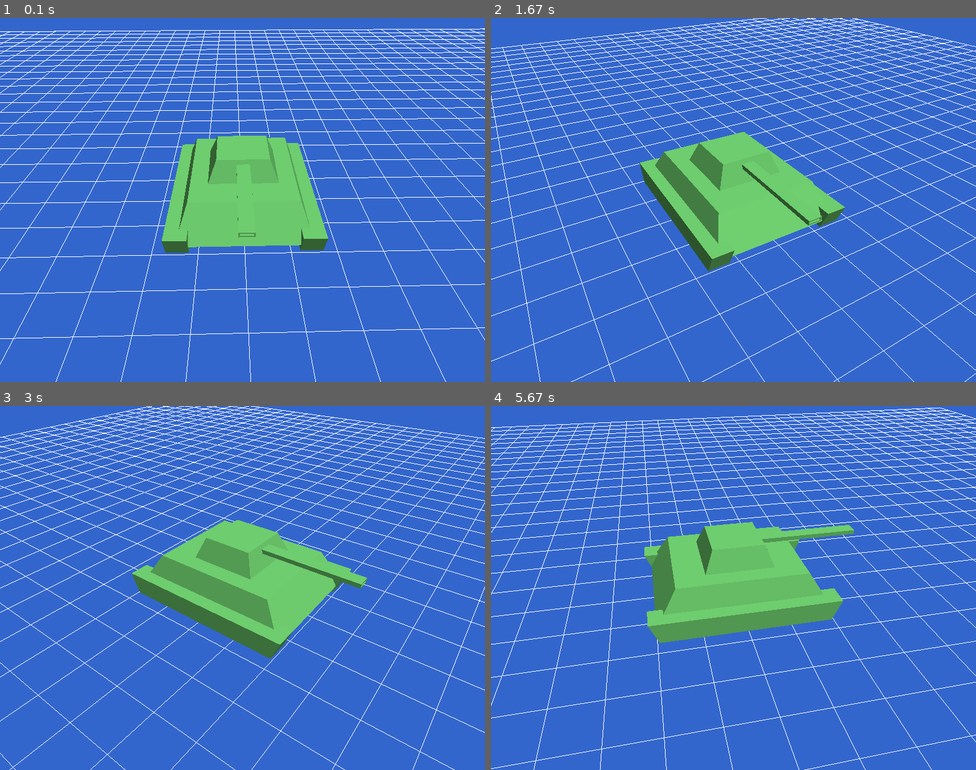
Above: before the commit, frames 1-4 (two rows, left to right).
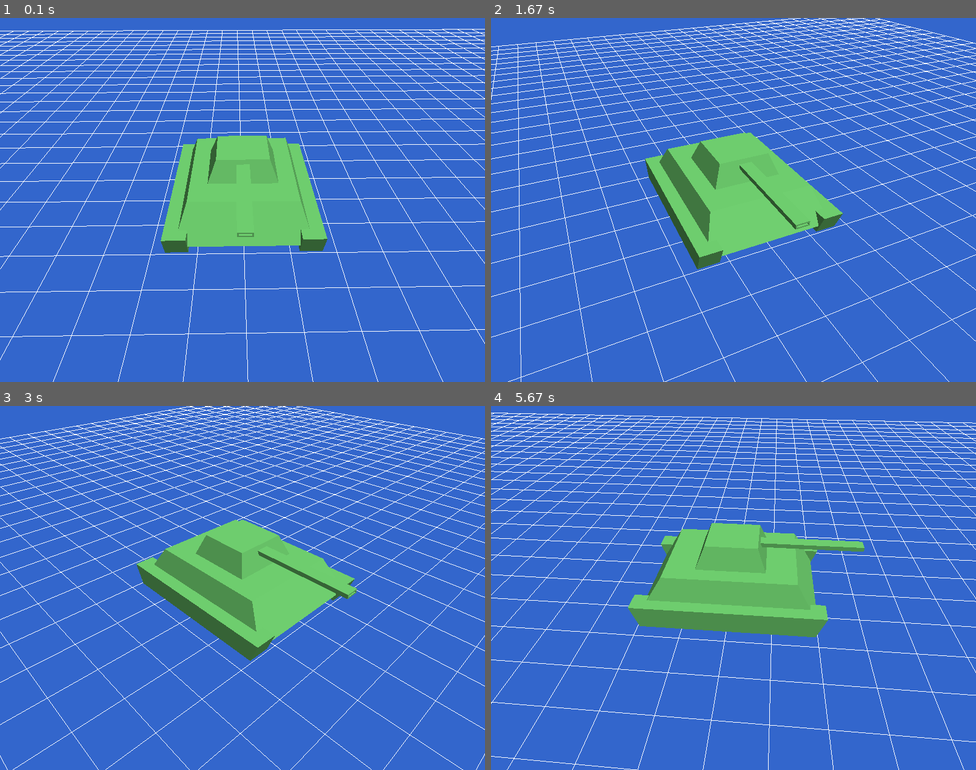
Above: after the commit, the same moments.

Repository: antonioam82/tank_controller
Game: pygame game, started from tank_lightning_demo.py
Two runs of this game, one before a commit and one after it. Both use one fixed random seed, a clock stepped at 60 frames per second and the inputs below.
Inputs:
- Up to frame 1 (0.1 s): no input
- Up to frame 2 (1.67 s): no input
- Up to frame 3 (3 s): no input
- Up to frame 4 (5.67 s): no input

The runs differ from the first frame. In frame 1, 7.8% of the frame differs, in the area x 0-100%, y 2-100%; in frame 2, 12%; in frame 3, 13%; in frame 4, 15%, in the area x 0-100%, y 0-100%.

Commit message:
Variable 'dt' para mayor fluidez en movimiento

Diff:
--- a/tank_lightning_demo.py
+++ b/tank_lightning_demo.py
@@ -4,6 +4,7 @@
 from OpenGL.GL import *
 from OpenGL.GLU import gluPerspective
 import os
+import time
 
 # DIMENSIONES DEL GRID
 grid_size = 20
@@ -124,11 +125,16 @@
 
     angle = 0.0
     clock = pygame.time.Clock()
+    last_time = time.perf_counter()
     rotating = True
     tower_y_rot = 0.0
 
     running = True
     while running:
+        now = time.perf_counter()
+        dt = min(now - last_time, 0.05)
+        last_time = now
+
         for event in pygame.event.get():
             if event.type == pygame.QUIT:
                 running = False
@@ -159,7 +165,7 @@
         glRotatef(angle, 0, 1, 0)
 
         if rotating:
-            angle += 0.3
+            angle += 15.0 * dt
         else:
             angle += 0.0
 
